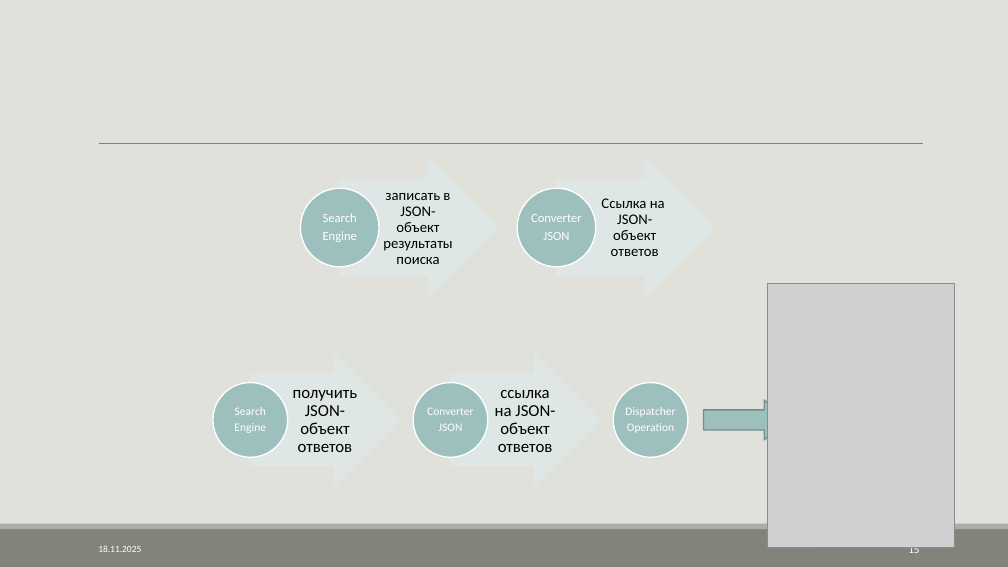
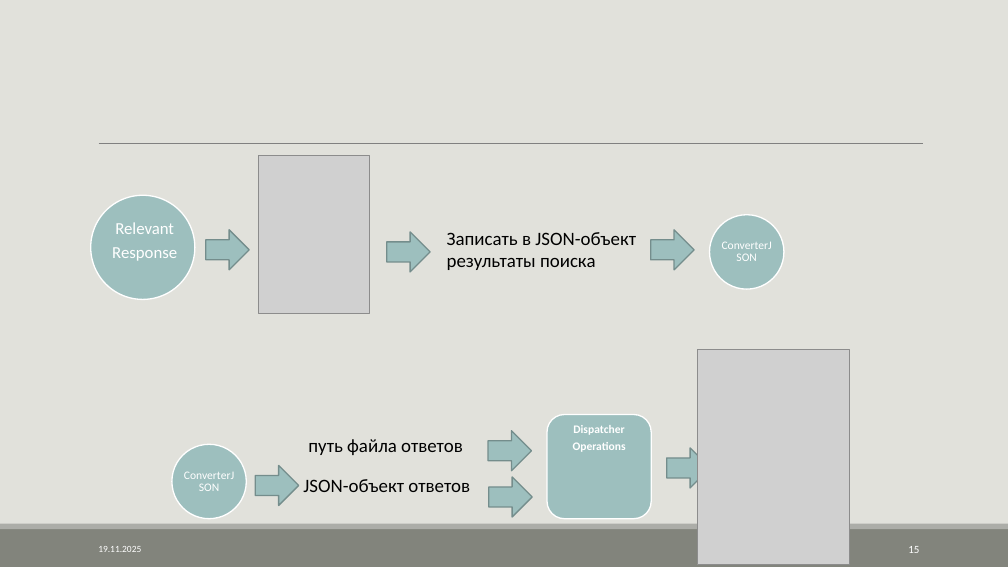
Before and after one commit to AVKazmirchuk/SearchEngine, a slide deck: slide 15 of presentation/защита.pptx. Drawn at 1008x567 pixels with LibreOffice and Linux fonts; fonts in the diff are those of the drawing; grey boxes stand for pictures. Boxes give left, top, right and bottom in pixels: in the first picture for what was removed or moved away, otherwise in the second. Text is boxed around its words. In the diff, an @@ line names an element or a change of style, - is before the commit and + after.

```diff
--- a/presentation/защита.pptx
+++ b/presentation/защита.pptx
@@ picture added at bbox=[259, 155, 371, 313] @@
@@ ellipse: place and size @@
-ellipse at bbox=[300, 188, 379, 267]
+ellipse at bbox=[91, 195, 195, 299]
@@ text added at bbox=[112, 222, 177, 261], 16 pt, text #FFFFFF @@
+Relevant
+Response
@@ right arrow added at bbox=[206, 230, 249, 270], fill #9DBFBE, outline #748D8D 1.25 pt @@
@@ right arrow added at bbox=[387, 232, 430, 272], fill #9DBFBE, outline #748D8D 1.25 pt @@
@@ text at bbox=[447, 232, 636, 270]: text changed; size 14 to 18 pt @@
-записать в JSON-объект результаты поиска
+Записать в JSON-объект
+результаты поиска
@@ group removed at bbox=[323, 159, 714, 296]: 3 texts, 2 right arrows @@
-Search
-Engine
-Ссылка на JSON-объект ответов
-Converter
-JSON
@@ right arrow added at bbox=[651, 230, 694, 270], fill #9DBFBE, outline #748D8D 1.25 pt @@
@@ ellipse: place and size @@
-ellipse at bbox=[517, 188, 596, 267]
+ellipse at bbox=[710, 215, 784, 289]
@@ text added at bbox=[721, 225, 774, 278], 11 pt, text #FFFFFF @@
+ConverterJSON
@@ picture removed at bbox=[768, 284, 954, 547] @@
@@ picture added at bbox=[697, 350, 849, 565] @@
@@ group removed at bbox=[234, 355, 807, 485]: 3 right arrows, 3 texts, 2 ellipses @@
-Search
-Engine
-ссылка на JSON-объект ответов
-Converter
-JSON
@@ rounded rectangle added at bbox=[547, 414, 652, 519], fill #9DBFBE, outline #FFFFFF 1.25 pt @@
@@ ellipse: place and size @@
-ellipse at bbox=[213, 383, 288, 457]
+ellipse at bbox=[172, 445, 246, 519]
@@ text added at bbox=[308, 439, 463, 455], 18 pt, text #000000 @@
+путь файла ответов
@@ right arrow added at bbox=[488, 431, 532, 471], fill #9DBFBE, outline #748D8D 1.25 pt @@
@@ vertical alignment middle to top in 3 elements at bbox=[447, 232, 636, 270], bbox=[303, 479, 470, 492], bbox=[573, 425, 626, 452] @@
@@ text "Dispatcher": place and size @@
-text "Dispatcher" at bbox=[625, 407, 675, 433]
+text "Dispatcher" at bbox=[573, 425, 626, 452]
@@ text at bbox=[573, 442, 626, 452]: text changed; bold on @@
-Operation
+Operations
@@ text at bbox=[573, 425, 624, 435]: bold on in "Dispatcher" @@
@@ right arrow: place and size @@
-right arrow at bbox=[704, 400, 785, 440]
+right arrow at bbox=[667, 448, 710, 488]
@@ text added at bbox=[183, 455, 236, 508], 11 pt, text #FFFFFF @@
+ConverterJSON
@@ right arrow added at bbox=[256, 466, 299, 506], fill #9DBFBE, outline #748D8D 1.25 pt @@
@@ text at bbox=[303, 479, 470, 492]: text changed; size 16 to 18 pt @@
-получить JSON-объект ответов
+JSON-объект ответов
@@ right arrow added at bbox=[489, 477, 532, 517], fill #9DBFBE, outline #748D8D 1.25 pt @@
```
Also in this commit, not shown: 20 other slides changed, 5 other files.
